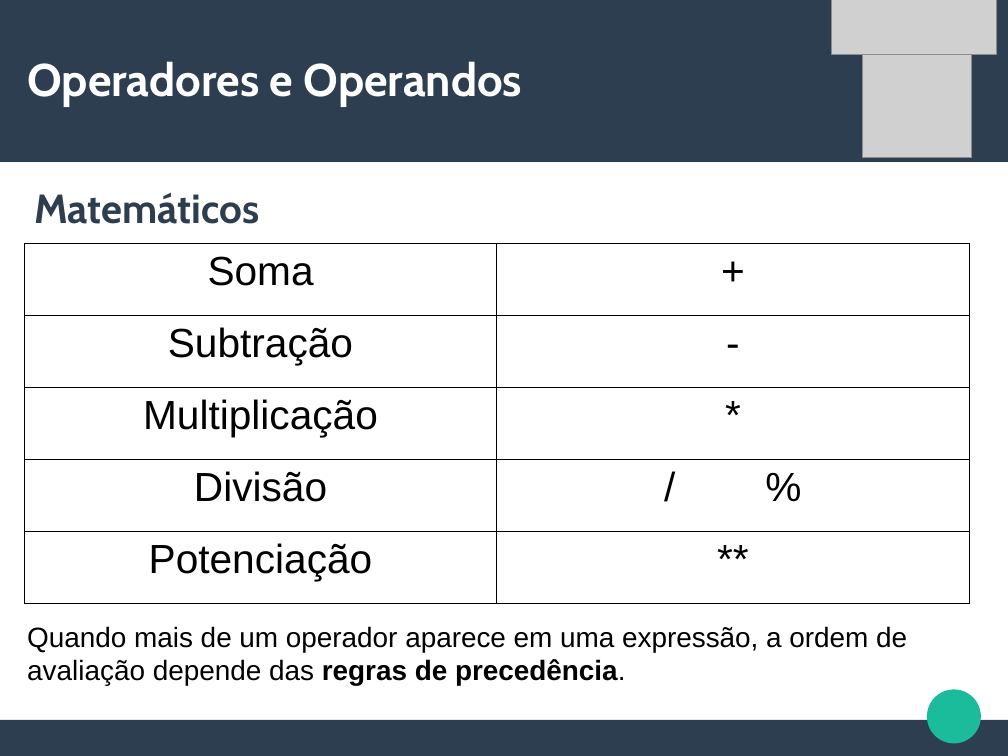
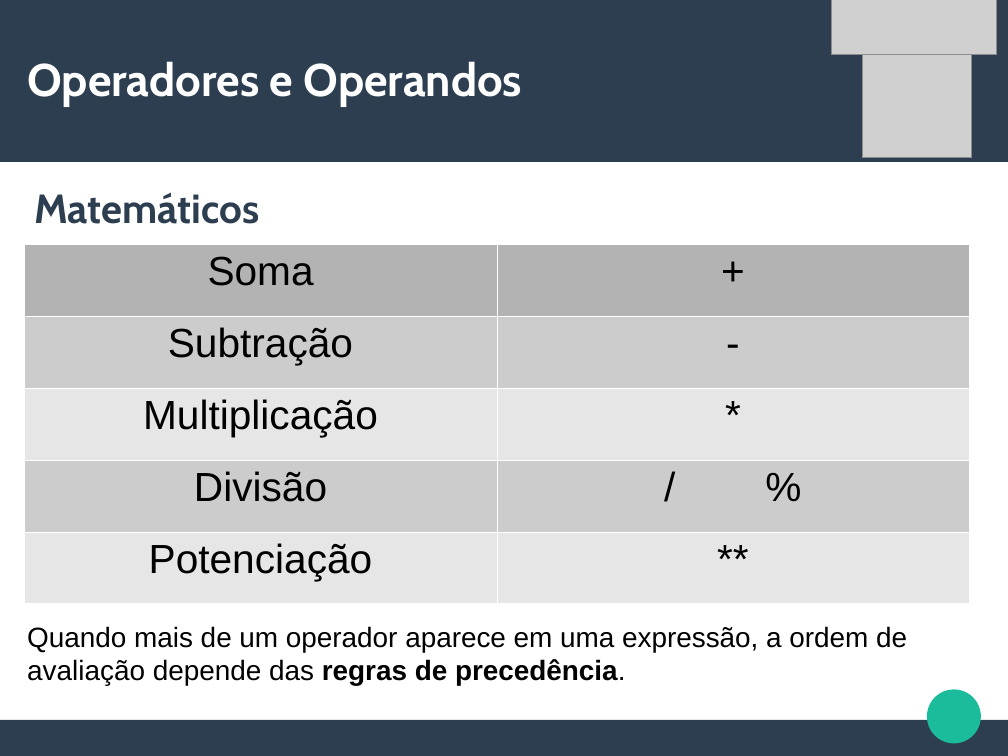
Before and after one commit to CalicoUFSC/minicurso-python, a slide deck: slide 9 of Aula1/Aula1.odp. Drawn at 1008x756 pixels with LibreOffice and Linux fonts; fonts in the diff are those of the drawing; grey boxes stand for pictures. Boxes give left, top, right and bottom in pixels: in the first picture for what was removed or moved away, otherwise in the second. Text is boxed around its words. In the diff, an @@ line names an element or a change of style, - is before the commit and + after.

```diff
--- a/Aula1/Aula1.odp
+++ b/Aula1/Aula1.odp
@@ table at <box>25,243,970,603</box> @@
@@ fill none to #B3B3B3 in row 1 @@
@@ fill none to #CCCCCC in 4 cells @@
@@ fill none to #E6E6E6 in 4 cells @@
@@ borders changed @@
```
Also in this commit, not shown: 7 other slides changed, 2 slides removed, 2 other files.
